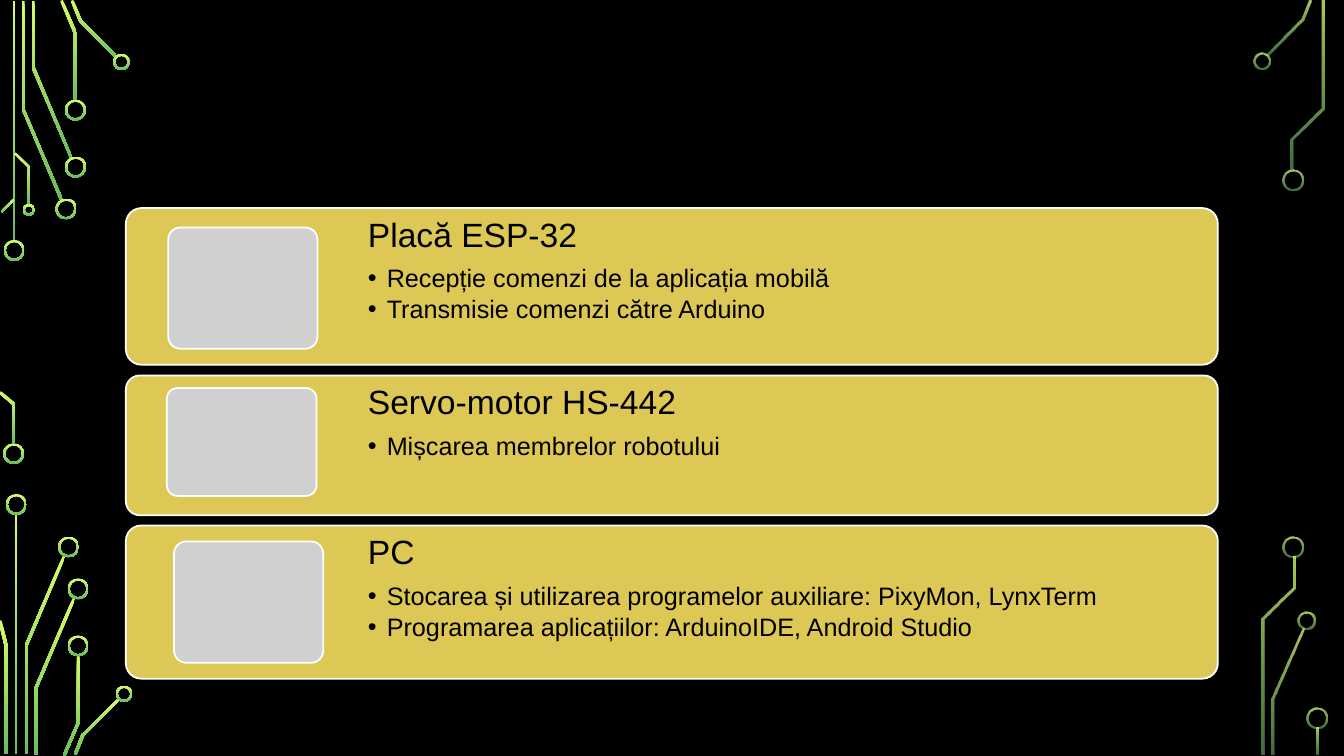
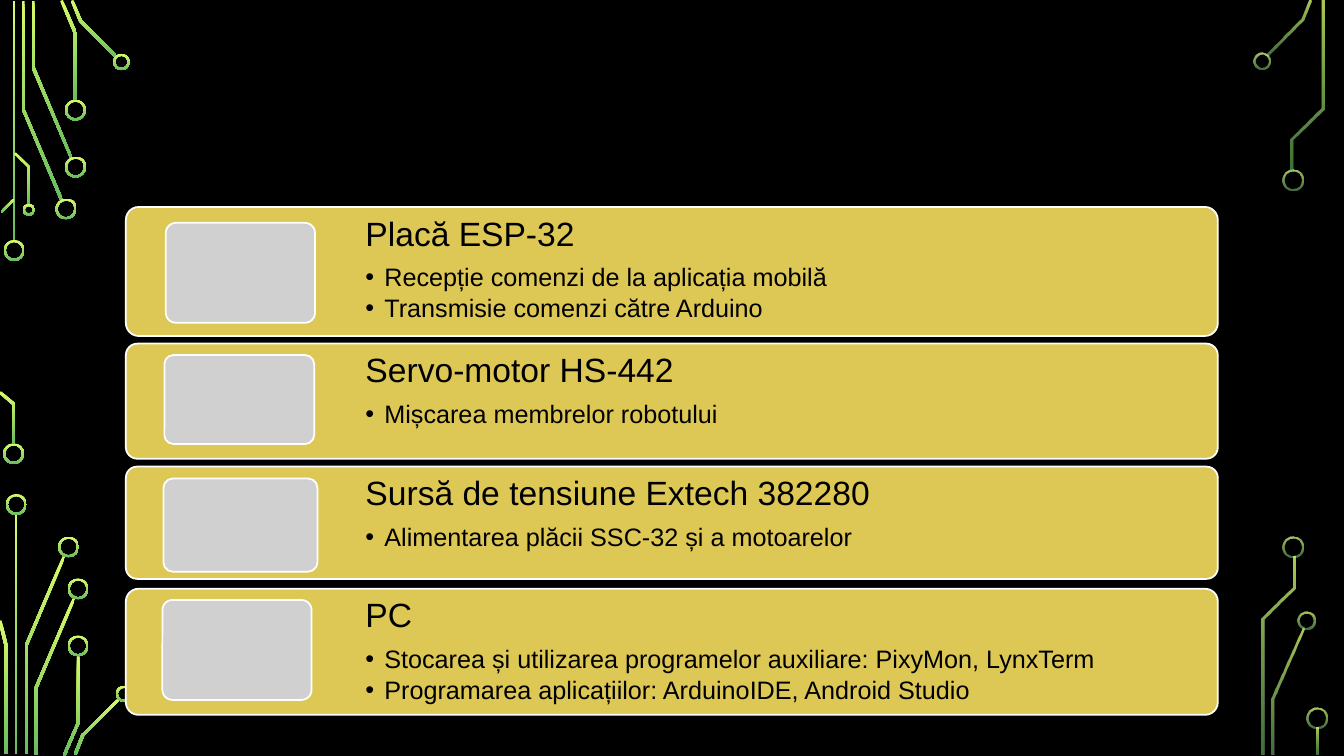
Before and after one commit to BatrinutSilviu/Licenta, a slide deck: slide 6 of PPT DANI.pptx. Drawn at 1344x756 pixels with LibreOffice and Linux fonts; fonts in the diff are those of the drawing; grey boxes stand for pictures; background and template pictures are left out. Boxes give left, top, right and bottom in pixels: in the first picture for what was removed or moved away, otherwise in the second. Text is boxed around its words. In the diff, an @@ line names an element or a change of style, - is before the commit and + after.

```diff
--- a/PPT DANI.pptx
+++ b/PPT DANI.pptx
@@ title at [126, 69, 1218, 232]: text changed @@
-ECHIPAMENTE HARDWARE(2)
+ECHIPAMENTE HARDWARE
@@ rounded rectangle: place and size @@
-rounded rectangle at [126, 208, 1218, 365]
+rounded rectangle at [126, 207, 1218, 336]
@@ picture: place and size @@
-picture at [168, 228, 318, 349]
+picture at [166, 223, 316, 323]
@@ rounded rectangle: place and size @@
-rounded rectangle at [126, 375, 1218, 515]
+rounded rectangle at [126, 344, 1218, 459]
@@ text "Servo-motor HS-442": place and size @@
-text "Servo-motor HS-442" at [368, 390, 720, 461]
+text "Servo-motor HS-442" at [365, 358, 718, 429]
@@ picture removed at [167, 388, 318, 496] @@
@@ group added at [126, 355, 1218, 579]: 2 pictures, 1 rounded rectangle, 1 text @@
+Sursă de tensiune Extech 382280
+  •• Alimentarea plăcii SSC-32 și a motoarelor
@@ rounded rectangle: place and size @@
-rounded rectangle at [126, 525, 1218, 679]
+rounded rectangle at [126, 589, 1218, 715]
@@ text "PC": place and size @@
-text "PC" at [368, 540, 1097, 642]
+text "PC" at [365, 603, 1094, 705]
@@ picture: place and size @@
-picture at [174, 541, 324, 662]
+picture at [162, 600, 312, 700]
```
Also in this commit, not shown: 2 other slides changed, 7 slides added, 8 slides removed.
